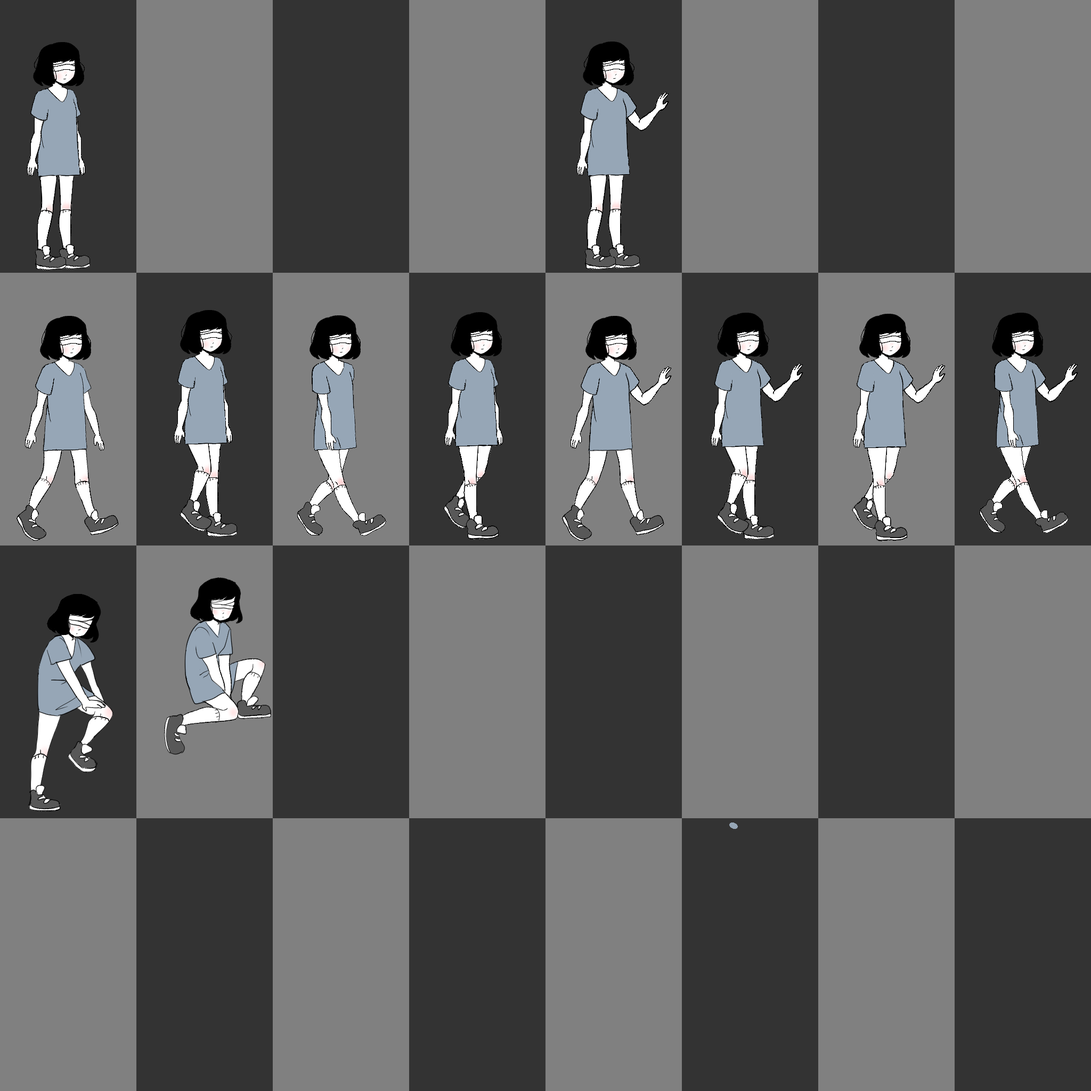
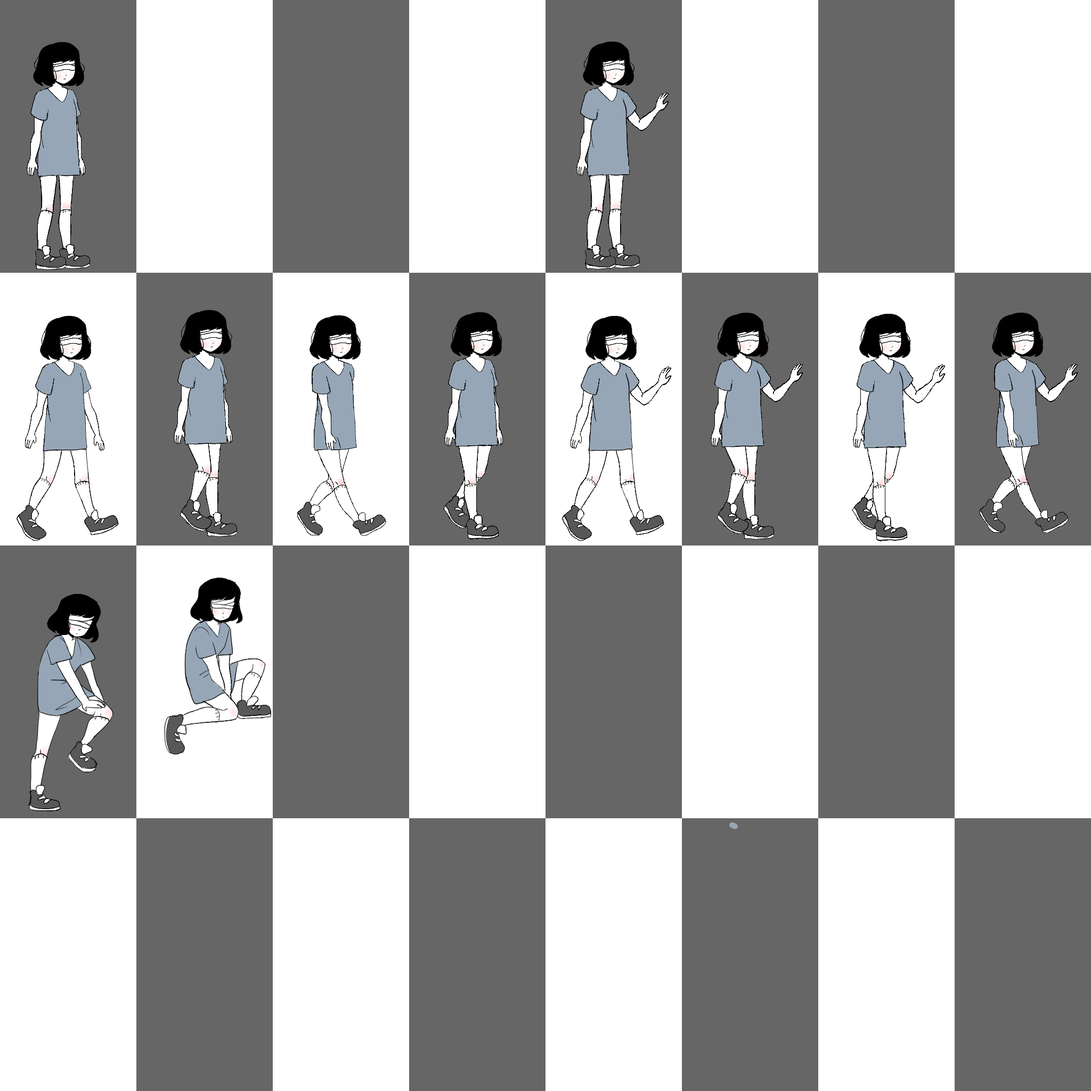
Revision of a layered 1091px x 1091px image; what changed, layer by layer:
hid "Layer 2" over box(0, 0, 1091, 1091)
hid "Background" over box(0, 0, 1091, 1091)
